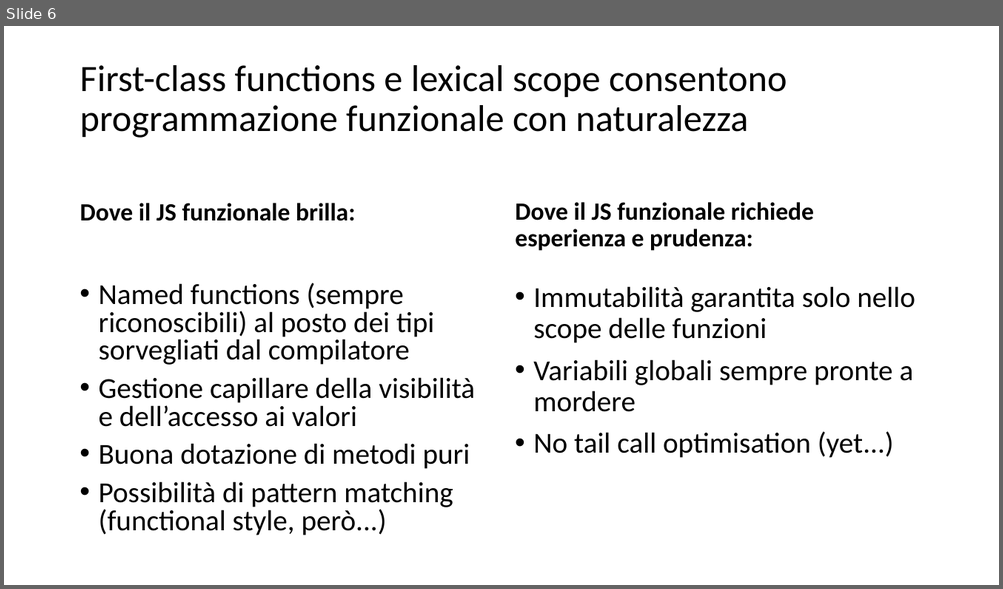
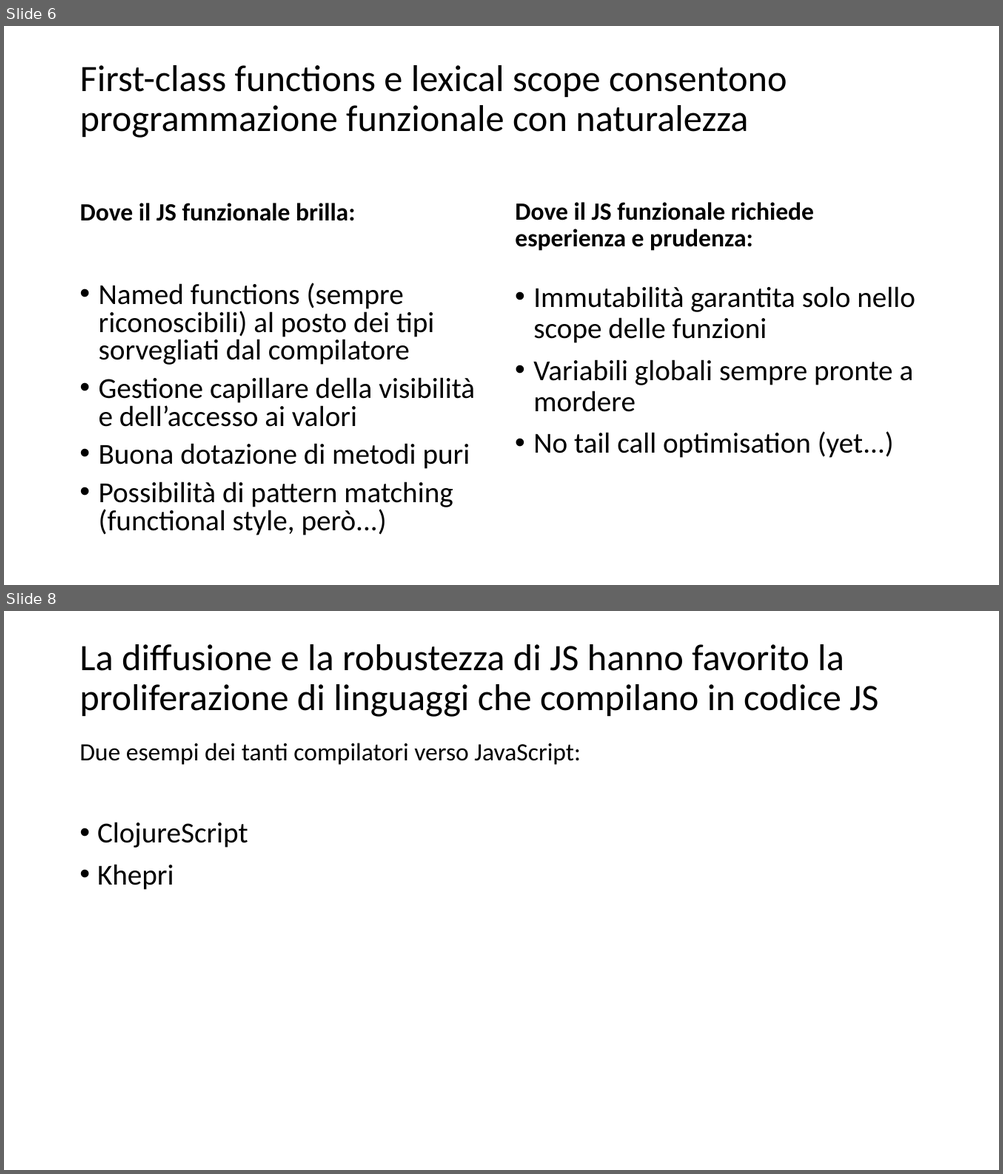
Before and after one commit to Muzietto/funzionale-alla-statale, a slide deck: funzionale-alla-statale.ppt. Shown one above the other, each under a label of ours: slide 6 before the commit, slides 6 and 8 after it; the slides between them are not shown. The pictures are 1003x589 and 1003x1174 pixels, drawn with LibreOffice and Linux fonts; fonts in the diff are those of the drawing. Boxes give left, top, right and bottom in pixels: in the first picture for what was removed or moved away, otherwise in the second. Text is boxed around its words. In the diff, an @@ line names an element or a change of style, - is before the commit and + after.

```diff
--- a/funzionale-alla-statale.ppt
+++ b/funzionale-alla-statale.ppt
@@ slide 8 added at [4, 611, 999, 1170], background #FFFFFF @@
@@ title added at [79, 644, 878, 717], 36 pt, text #000000 @@
+La diffusione e la robustezza di JS hanno favorito la proliferazione di linguaggi che compilano in codice JS
@@ text added at [79, 743, 580, 890], 24 pt, text #000000 @@
+Due esempi dei tanti compilatori verso JavaScript:
+• ClojureScript
+• Khepri
```
Also in this commit, not shown: 2 slides changed, 1 other slide added, 3 other files.
